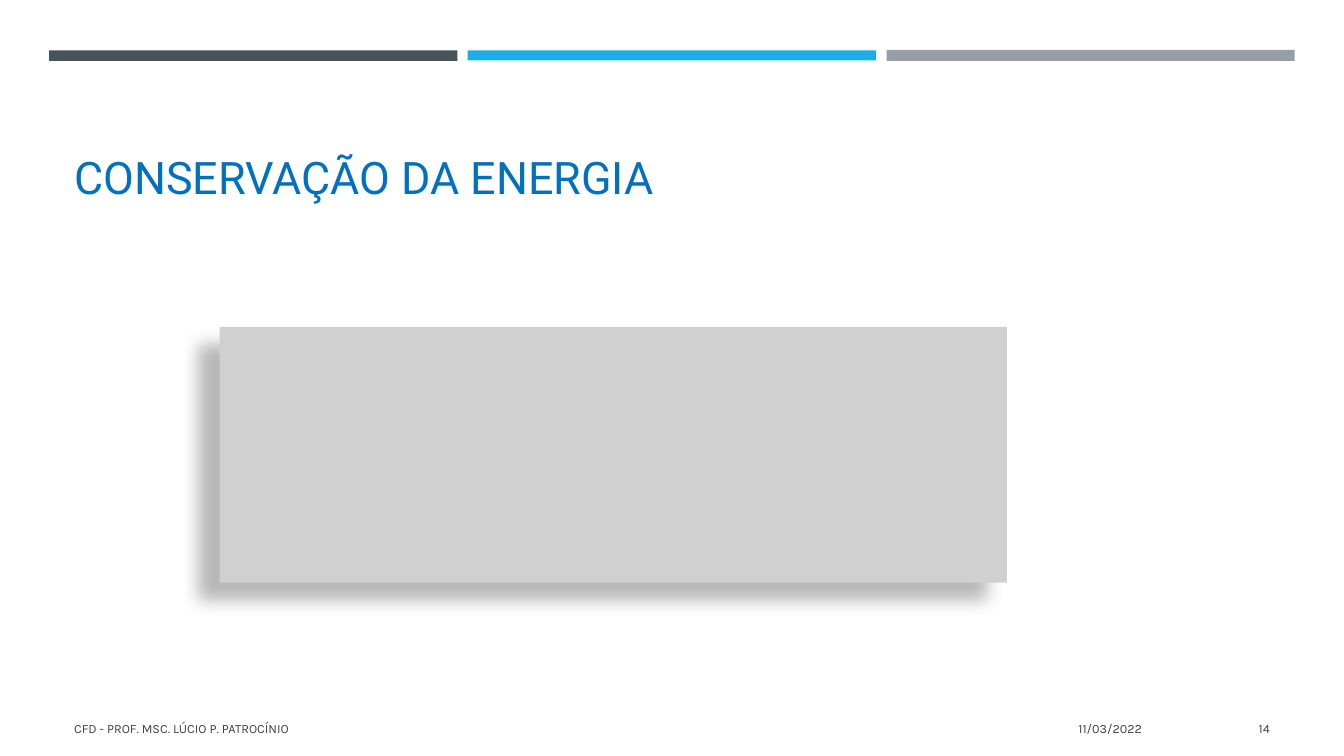
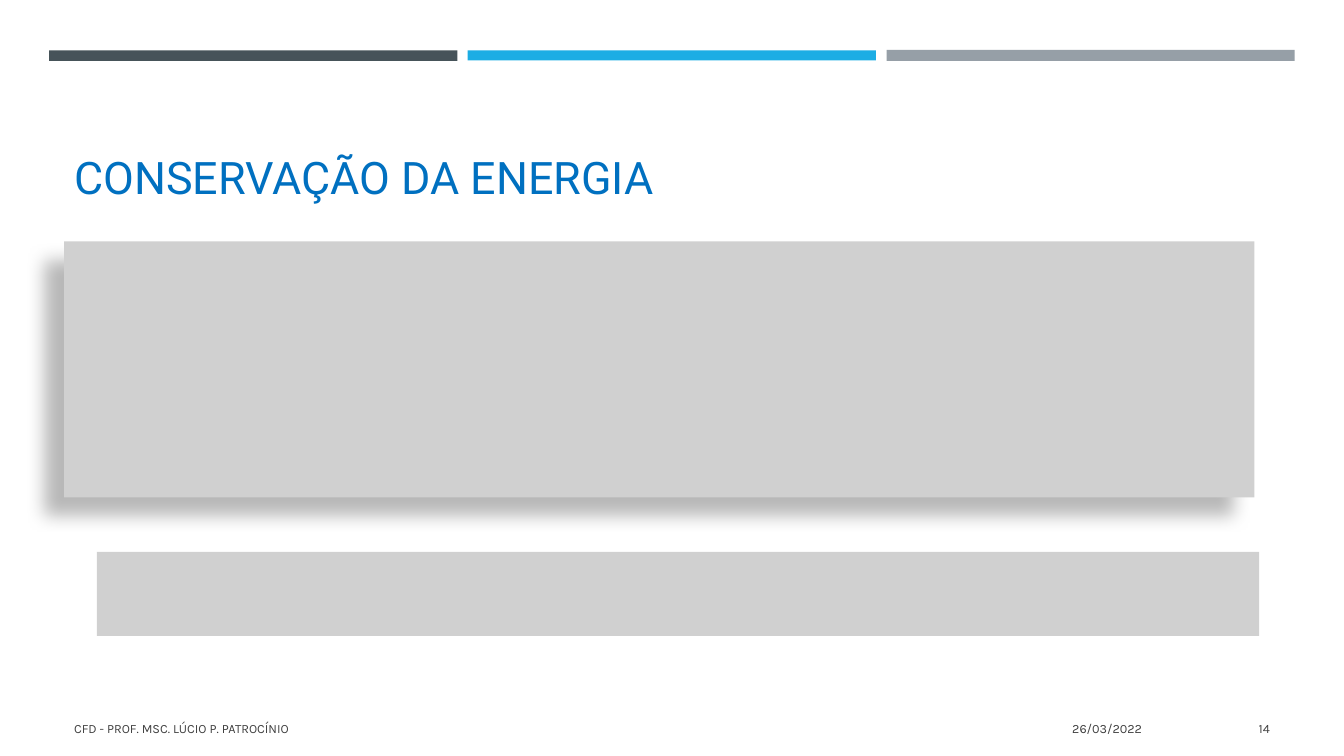
Before and after one commit to LPATROCINIO1969/CFD, a slide deck: slide 14 of apresentações/AP20220312.pptx. Drawn at 1344x756 pixels with LibreOffice and Linux fonts; fonts in the diff are those of the drawing; grey boxes stand for pictures. Boxes give left, top, right and bottom in pixels: in the first picture for what was removed or moved away, otherwise in the second. Text is boxed around its words. In the diff, an @@ line names an element or a change of style, - is before the commit and + after.

```diff
--- a/apresentações/AP20220312.pptx
+++ b/apresentações/AP20220312.pptx
@@ picture resized from (x1=220, y1=327, x2=1007, y2=583) to (x1=65, y1=242, x2=1255, y2=498) @@
@@ picture added at (x1=97, y1=553, x2=1259, y2=636) @@
@@ text at (x1=1072, y1=724, x2=1142, y2=734): text changed @@
-11/03/2022
+26/03/2022
```
Also in this commit, not shown: 15 other slides changed, 1 slide added, 11 slides removed, 2 other files.
